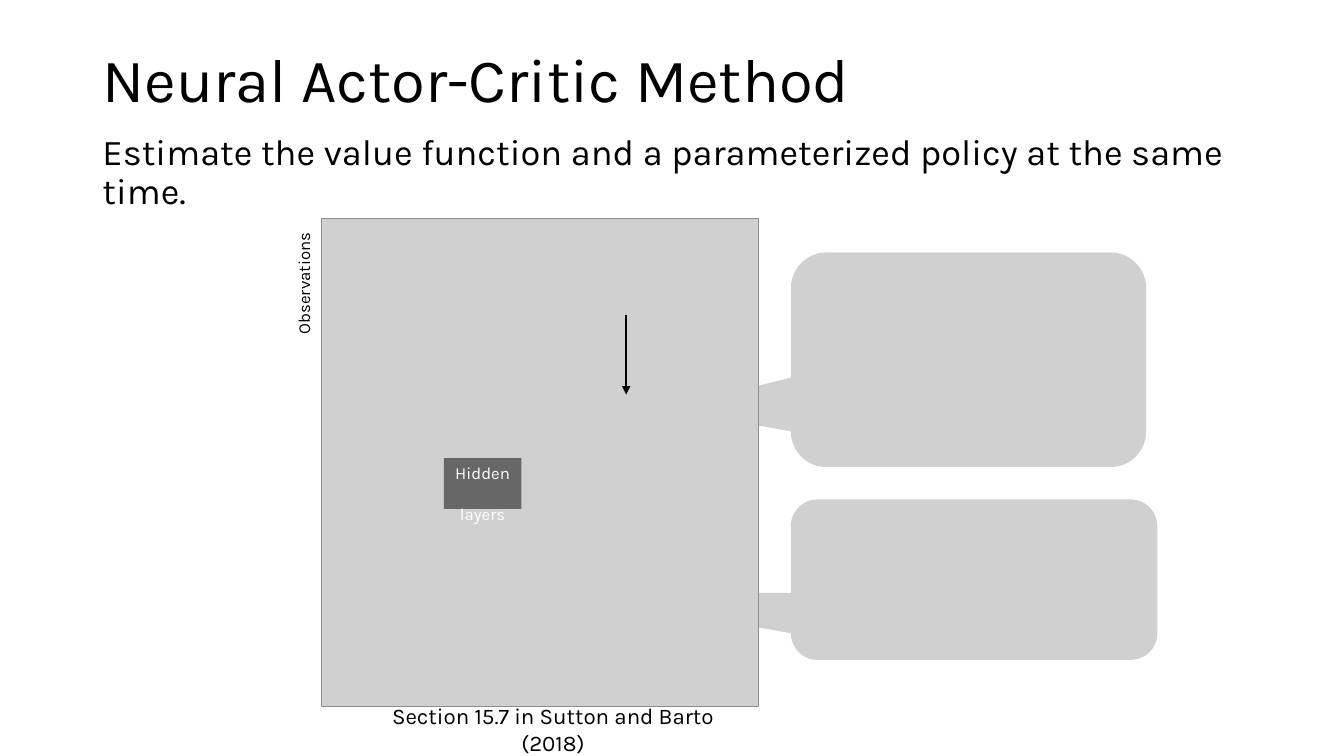
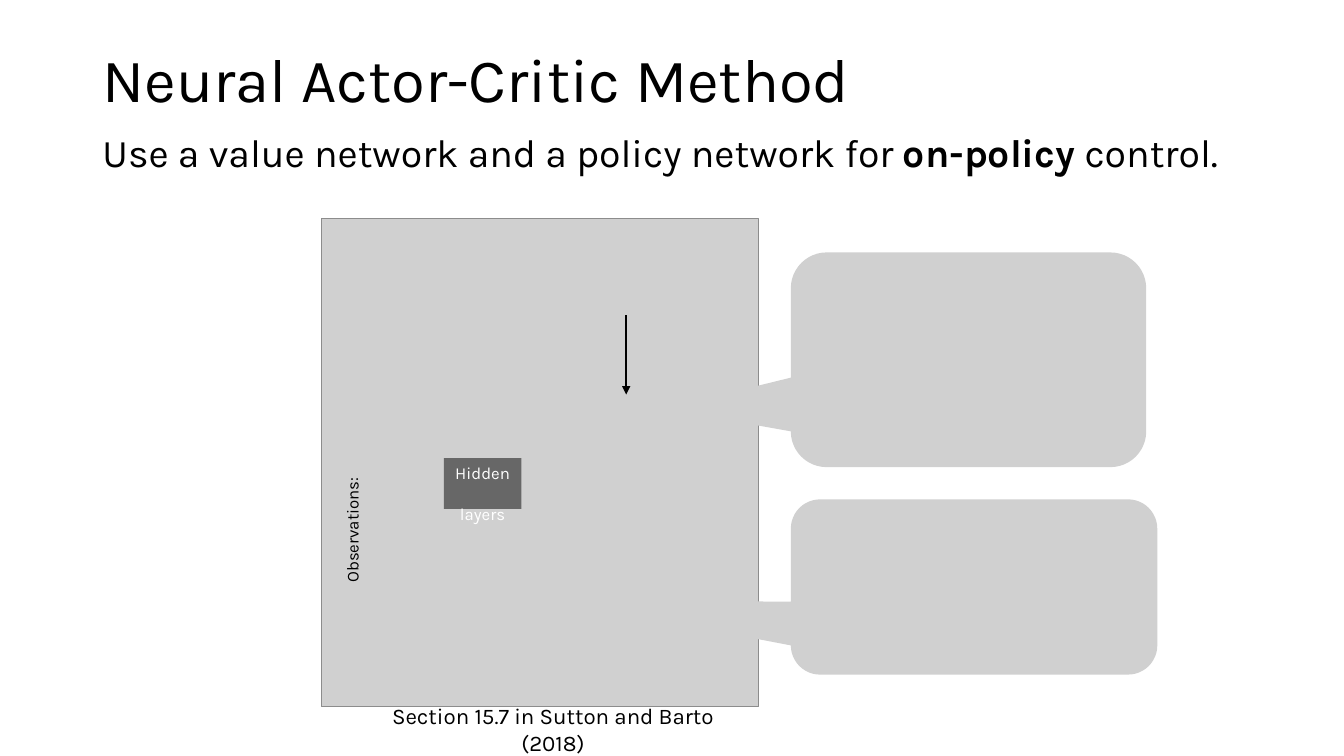
Before and after one commit to mhahsler/Introduction_to_Reinforcement_Learning, a slide deck: slide 26 of slides/Lecture_DRL.pptx (slide 24 before the commit). Drawn at 1344x756 pixels with LibreOffice and Linux fonts; fonts in the diff are those of the drawing; grey boxes stand for pictures. Boxes give left, top, right and bottom in pixels: in the first picture for what was removed or moved away, otherwise in the second. Text is boxed around its words. In the diff, an @@ line names an element or a change of style, - is before the commit and + after.

```diff
--- a/slides/Lecture_DRL.pptx
+++ b/slides/Lecture_DRL.pptx
@@ text at (x1=102, y1=139, x2=1218, y2=177): text changed; size 25.9 to 28 pt @@
-Estimate the value function and a parameterized policy at the same time.
+Use a value network and a policy network for on-policy control.
@@ text at (x1=341, y1=487, x2=363, y2=579): text changed @@
-Observations
+Observations:
@@ picture resized from (x1=791, y1=499, x2=1158, y2=659) to (x1=791, y1=499, x2=1158, y2=675) @@
```
Also in this commit, not shown: 11 other slides changed, 6 slides added, 1 slide removed, 21 other files.
